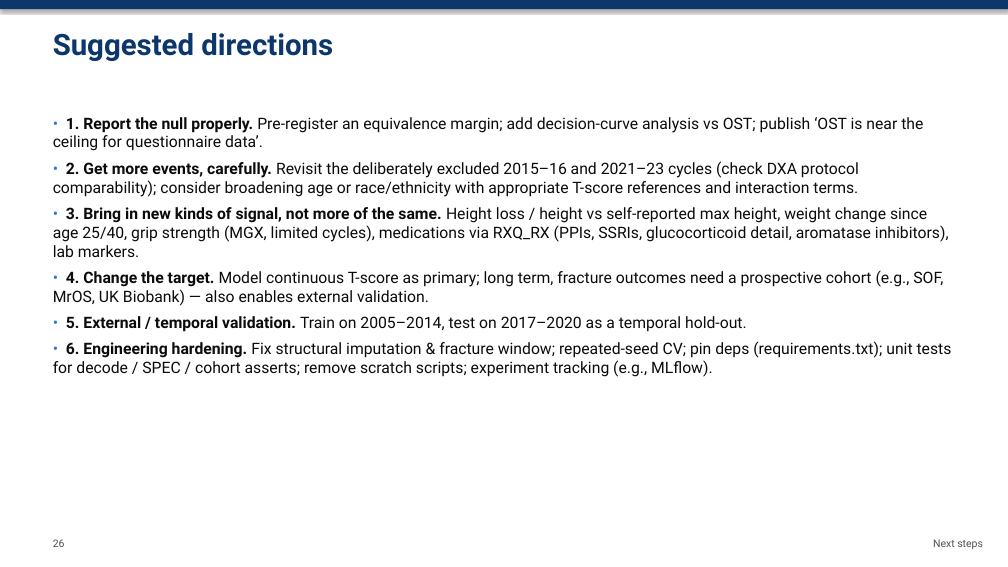
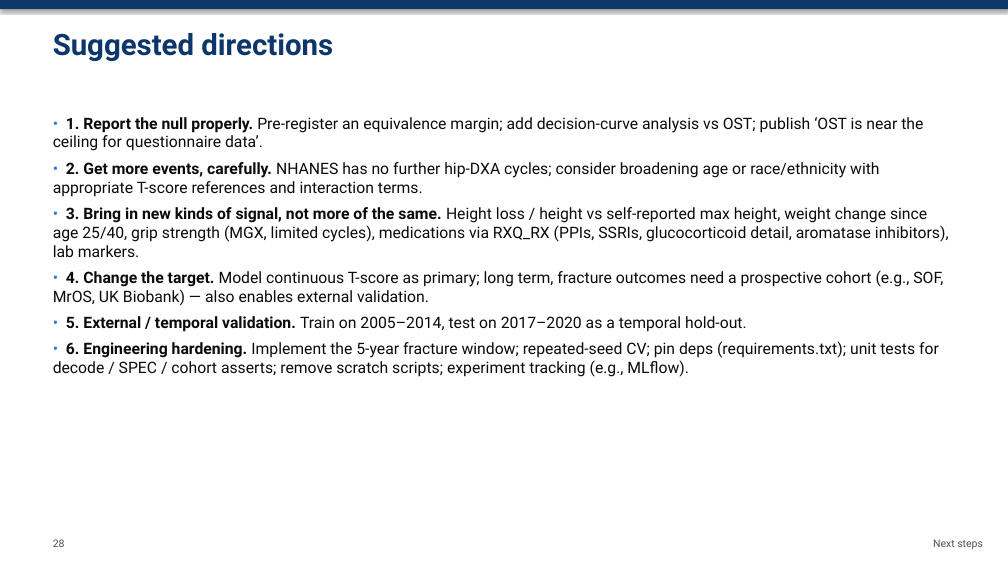
Before and after one commit to am12-dev/sf_26-27, a slide deck: slide 28 of Notes/presentation_ml_engineer/Osteoporosis_ML_Briefing_for_ML_Engineer.pptx (slide 26 before the commit). Drawn at 1008x567 pixels with LibreOffice and Linux fonts; fonts in the diff are those of the drawing. Boxes give left, top, right and bottom in pixels: in the first picture for what was removed or moved away, otherwise in the second. Text is boxed around its words. In the diff, an @@ line names an element or a change of style, - is before the commit and + after.

```diff
--- a/Notes/presentation_ml_engineer/Osteoporosis_ML_Briefing_for_ML_Engineer.pptx
+++ b/Notes/presentation_ml_engineer/Osteoporosis_ML_Briefing_for_ML_Engineer.pptx
@@ text at (53,162,879,197): text changed @@
-• 2. Get more events, carefully. Revisit the deliberately excluded 2015–16 and 2021–23 cycles (check DXA protocol comparability); consider broadening age or race/ethnicity with appropriate T-score references and interaction terms.
+• 2. Get more events, carefully. NHANES has no further hip-DXA cycles; consider broadening age or race/ethnicity with appropriate T-score references and interaction terms.
@@ text at (53,341,939,377): text changed @@
-• 6. Engineering hardening. Fix structural imputation & fracture window; repeated-seed CV; pin deps (requirements.txt); unit tests for decode / SPEC / cohort asserts; remove scratch scripts; experiment tracking (e.g., MLflow).
+• 6. Engineering hardening. Implement the 5-year fracture window; repeated-seed CV; pin deps (requirements.txt); unit tests for decode / SPEC / cohort asserts; remove scratch scripts; experiment tracking (e.g., MLflow).
```
Also in this commit, not shown: 18 other slides changed, 7 slides added, 5 slides removed, 6 other files.
